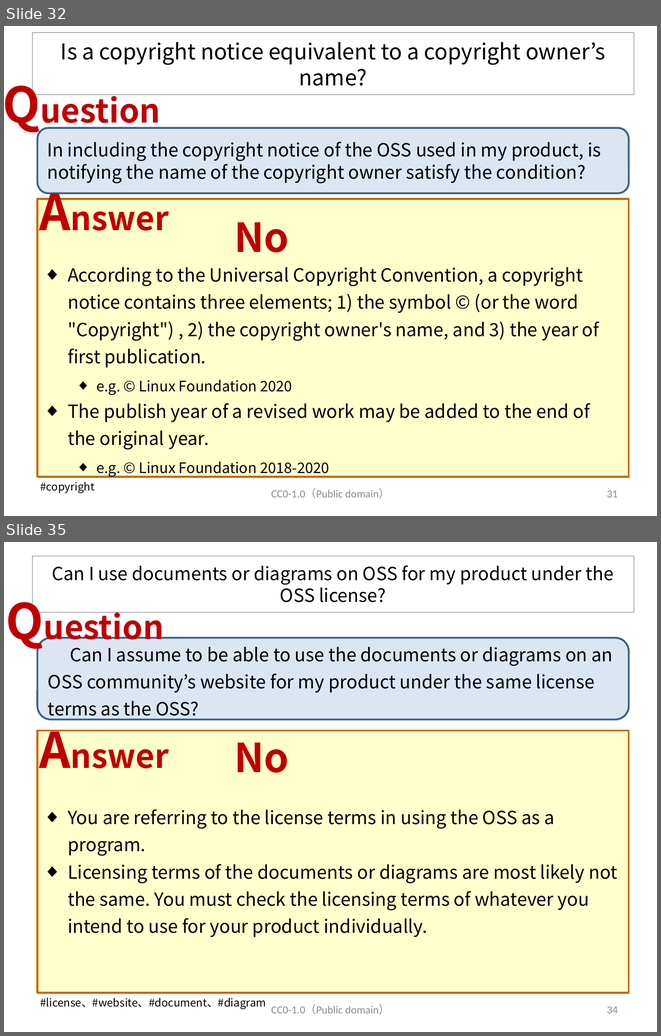
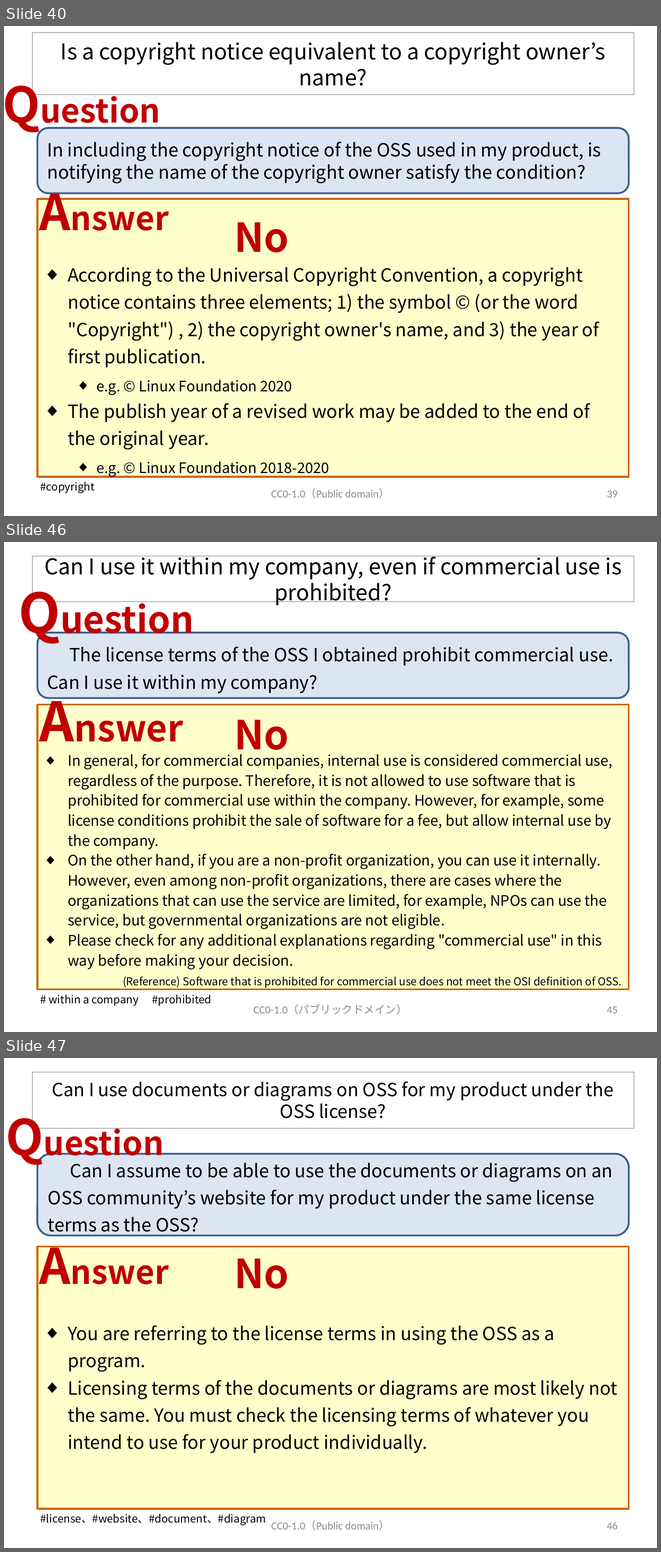
Before and after one commit to OpenChain-Project/OpenChain-JWG, a slide deck: Education_Material/FAQ/Misunderstandings_of_OSS_licenses_CC0.pptx. Shown one above the other, each under a label of ours: slides 32 and 35 before the commit, slides 40, 46 and 47 after it; the slides between them are not shown. The pictures are 661x1036 and 661x1552 pixels, drawn with LibreOffice and Linux fonts; fonts in the diff are those of the drawing. Boxes give left, top, right and bottom in pixels: in the first picture for what was removed or moved away, otherwise in the second. Text is boxed around its words. In the diff, an @@ line names an element or a change of style, - is before the commit and + after.

Commit message:
Frequent Misunderstandings of OSS licenses V6

```diff
--- a/Education_Material/FAQ/Misunderstandings_of_OSS_licenses_CC0.pptx
+++ b/Education_Material/FAQ/Misunderstandings_of_OSS_licenses_CC0.pptx
@@ slide 46 added at box(4, 542, 657, 1032), background #FFFFFF @@
@@ title added at box(32, 556, 634, 602), outline #808080 0.75 pt, 24 pt, text #000000 @@
+Can I use it within my company, even if commercial use is prohibited?
@@ text added at box(12, 575, 212, 648), 40 pt, text #C00000, bold @@
+Question
@@ rounded rectangle added at box(37, 633, 629, 698), fill #DCE6F2, outline #3A5F8C 2 pt, 20 pt, text #000000 @@
+The license terms of the OSS I obtained prohibit commercial use. Can I use it within my company?
@@ text added at box(33, 685, 204, 757), 40 pt, text #C00000, bold @@
+Answer
@@ rectangle added at box(37, 705, 629, 989), fill #FFFFCC, outline #CC6600 2 pt @@
@@ text added at box(234, 720, 289, 759), 44 pt, text #C00000, bold @@
+No
@@ text added at box(68, 754, 612, 969), 16 pt, text #000000 @@
+◆ In general, for commercial companies, internal use is considered commercial use, regardless of the purpose. Therefore, it is not allowed to use software that is prohibited for commercial use within the company. However, for example, some license conditions prohibit the sale of software for a fee, but allow internal use by the company.
+◆ On the other hand, if you are a non-profit organization, you can use it internally. However, even among non-profit organizations, there are cases where the organizations that can use the service are limited, for example, NPOs can use the service, but governmental organizations are not eligible.
+◆ Please check for any additional explanations regarding "commercial use" in this way before making your decision.
@@ text added at box(123, 976, 621, 988), 12 pt, text #000000 @@
+(Reference) Software that is prohibited for commercial use does not meet the OSI definition of OSS.
@@ text added at box(49, 994, 211, 1006), 12 pt, text #000000 @@
+# within a company #prohibited
@@ text added at box(254, 1004, 407, 1014), 12 pt, text #8C8C8C @@
+CC0-1.0（パブリックドメイン）
@@ page number added at box(607, 1006, 618, 1013), 12 pt, text #8C8C8C @@
+45
@@ what was slide 32 is now slide 40 @@
@@ page number at box(607, 490, 618, 497): text changed @@
-31
+39
@@ what was slide 35 is now slide 47 @@
@@ page number at box(607, 1522, 618, 1529): text changed @@
-34
+46
```
Also in this commit, not shown: 22 slides changed, 12 other slides added.
